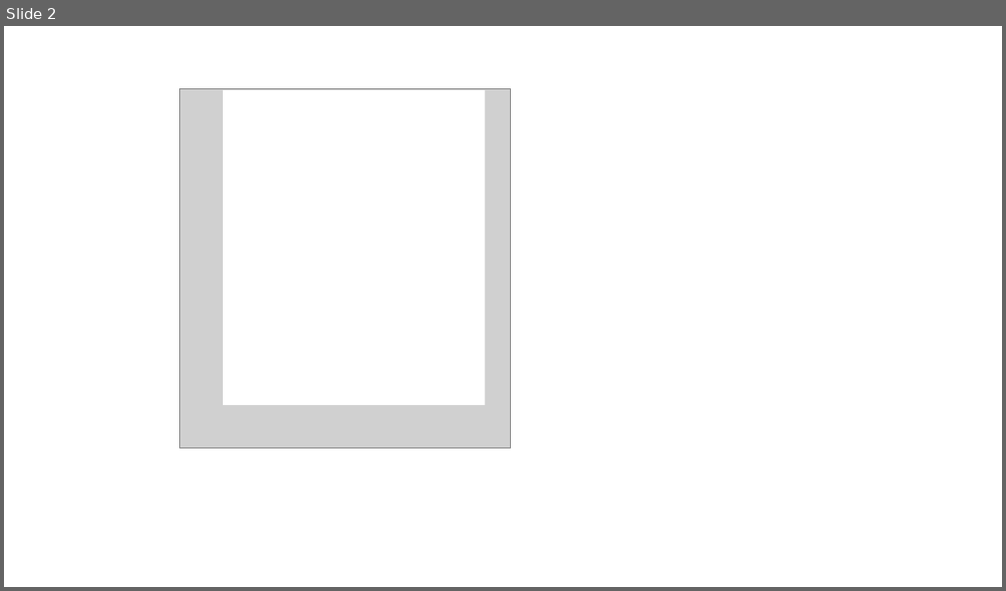
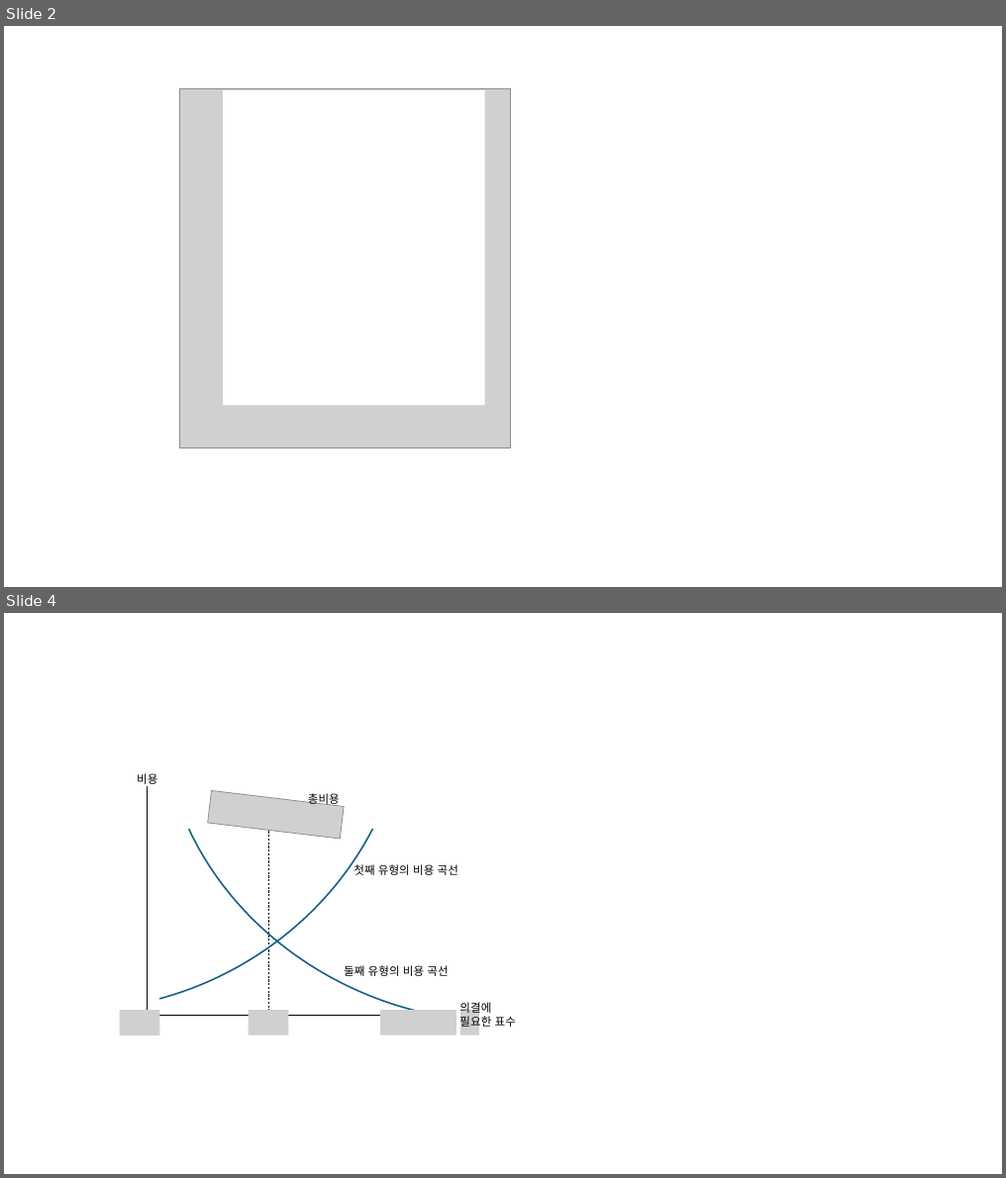
Before and after one commit to meandthey/Teaching, a slide deck: 재정학/01_Lectures/재정학 원본 그래프.pptx. Shown one above the other, each under a label of ours: slide 2 before the commit, slides 2 and 4 after it; the slides between them are not shown. The pictures are 1006x591 and 1006x1178 pixels, drawn with LibreOffice and Linux fonts; fonts in the diff are those of the drawing; grey boxes stand for pictures. Boxes give left, top, right and bottom in pixels: in the first picture for what was removed or moved away, otherwise in the second. Text is boxed around its words. In the diff, an @@ line names an element or a change of style, - is before the commit and + after.

```diff
--- a/재정학/01_Lectures/재정학 원본 그래프.pptx
+++ b/재정학/01_Lectures/재정학 원본 그래프.pptx
@@ slide 4 added at (4,613,1002,1174), background #FFFFFF @@
@@ arc (boxed as its full ellipse) added at (4,613,512,1121), outline #156082 1.5 pt @@
@@ arc (boxed as its full ellipse) added at (86,613,872,1105), outline #156082 1.5 pt @@
@@ rectangle added at (456,672,460,1066), fill #FFFFFF @@
@@ text added at (137,773,157,787), 11 pt, text #000000 @@
+비용
@@ rectangle added at (147,786,457,1016), fill #FFFFFF, outline #000000 0.5 pt @@
@@ rectangle added at (148,786,542,789), fill #FFFFFF @@
@@ picture added at (208,791,344,839) @@
@@ text added at (308,791,340,806), 11 pt, text #000000 @@
+총비용
@@ line added from (268, 828) to (268, 1014), #070B12 0.5 pt dashed @@
@@ text added at (353,864,458,875), 11 pt, text #000000 @@
+첫째 유형의 비용 곡선
@@ text added at (344,965,448,976), 11 pt, text #000000 @@
+둘째 유형의 비용 곡선
@@ picture added at (119,1011,159,1036) @@
@@ picture added at (249,1011,288,1036) @@
@@ picture added at (380,1011,479,1036) @@
@@ text added at (459,1000,516,1030), 11 pt, text #000000 @@
+의결에
+필요한 표수
```
Also in this commit, not shown: 2 other files.
